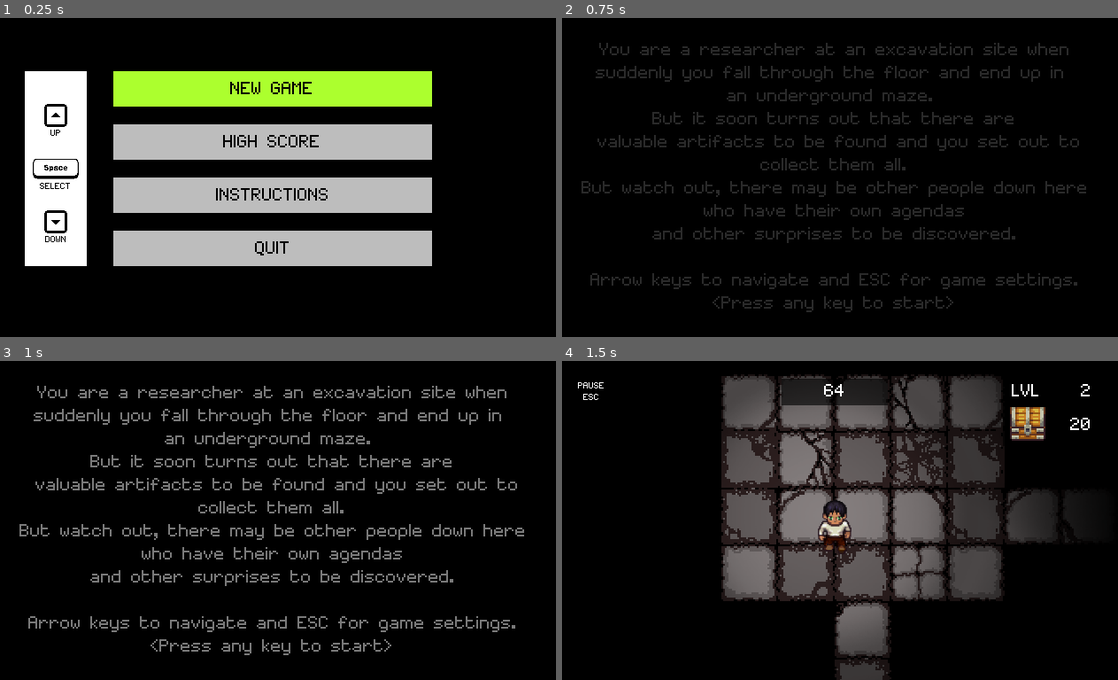
Above: before the commit, frames 1-4 (two rows, left to right).
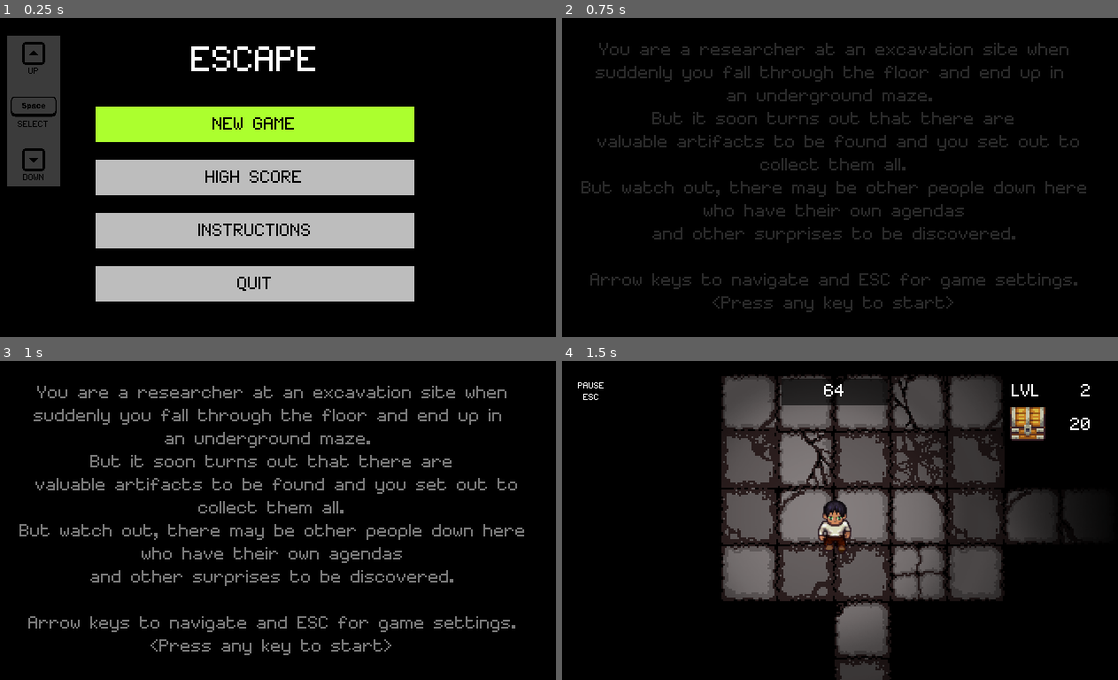
Above: after the commit, the same moments.

Repository: alittek/AC31009-Game
Game: Godot game, scene res://Scenes/StartScreen.tscn
The game is run twice, just before and just after one commit, with the same random seed, the same clock (stepped at 60 frames per second) and the same inputs. Sound files missing from this copy of the repository are replaced by a short silence.
Inputs:
- Up to frame 1 (0.25 s): no input
- Up to frame 2 (0.75 s): tap Enter at 0.5 s; hold Right (move_right) from 0.53 s (still down); tap Space (interact) at 0.6 s
- Up to frame 3 (1 s): keep holding Right (move_right)
- Up to frame 4 (1.5 s): release Right (move_right) at 1.28 s; hold Down (move_down) from 1.28 s (still down); tap Space (interact) at 1.35 s

The runs differ from the first frame. In frame 1, 45% of the frame differs, in the area x 1-78%, y 5-89%; in frame 2, nothing differs; in frame 3, nothing differs; in frame 4, nothing differs.

Commit message:
added title scene not in use

Diff:
--- a/Scenes/StartScreen.tscn
+++ b/Scenes/StartScreen.tscn
@@ -8,19 +8,11 @@
 [node name="StartScreen" type="Node2D"]
 script = ExtResource( 2 )
 
-[node name="ColorRect" type="ColorRect" parent="."]
-margin_right = 320.0
-margin_bottom = 180.0
-color = Color( 0, 0, 0, 1 )
-__meta__ = {
-"_edit_use_anchors_": false
-}
-
 [node name="NewGame" type="ColorRect" parent="."]
-margin_left = 70.0
-margin_top = 30.0
-margin_right = 250.0
-margin_bottom = 50.0
+margin_left = 60.0
+margin_top = 50.0
+margin_right = 240.0
+margin_bottom = 70.0
 __meta__ = {
 "_edit_use_anchors_": false
 }
@@ -35,10 +27,10 @@
 valign = 1
 
 [node name="HighScore" type="ColorRect" parent="."]
-margin_left = 70.0
-margin_top = 60.0
-margin_right = 250.0
-margin_bottom = 80.0
+margin_left = 60.0
+margin_top = 80.0
+margin_right = 240.0
+margin_bottom = 100.0
 __meta__ = {
 "_edit_use_anchors_": false
 }
@@ -53,10 +45,10 @@
 valign = 1
 
 [node name="Instructions" type="ColorRect" parent="."]
-margin_left = 70.0
-margin_top = 90.0
-margin_right = 250.0
-margin_bottom = 110.0
+margin_left = 60.0
+margin_top = 110.0
+margin_right = 240.0
+margin_bottom = 130.0
 __meta__ = {
 "_edit_use_anchors_": false
 }
@@ -71,10 +63,10 @@
 valign = 1
 
 [node name="Quit" type="ColorRect" parent="."]
-margin_left = 70.0
-margin_top = 120.0
-margin_right = 250.0
-margin_bottom = 140.0
+margin_left = 60.0
+margin_top = 140.0
+margin_right = 240.0
+margin_bottom = 160.0
 __meta__ = {
 "_edit_use_anchors_": false
 }
@@ -88,19 +80,20 @@
 align = 1
 valign = 1
 
-[node name="Instr" type="ColorRect" parent="."]
-margin_left = 20.0
-margin_top = 30.0
-margin_right = 55.0
-margin_bottom = 140.0
+[node name="Help" type="ColorRect" parent="."]
+margin_left = 10.0
+margin_top = 10.0
+margin_right = 40.0
+margin_bottom = 95.0
+color = Color( 1, 1, 1, 0.235294 )
 __meta__ = {
 "_edit_use_anchors_": false
 }
 
-[node name="Label_up" type="Label" parent="Instr"]
-margin_top = 30.0
-margin_right = 70.0
-margin_bottom = 50.0
+[node name="Label_up" type="Label" parent="Help"]
+margin_top = 15.0
+margin_right = 60.0
+margin_bottom = 35.0
 rect_scale = Vector2( 0.5, 0.5 )
 custom_fonts/font = ExtResource( 1 )
 custom_colors/font_color = Color( 0, 0, 0, 1 )
@@ -111,10 +104,10 @@
 "_edit_use_anchors_": false
 }
 
-[node name="Label_down" type="Label" parent="Instr"]
-margin_top = 90.0
-margin_right = 70.0
-margin_bottom = 110.0
+[node name="Label_down" type="Label" parent="Help"]
+margin_top = 75.0
+margin_right = 60.0
+margin_bottom = 95.0
 rect_scale = Vector2( 0.5, 0.5 )
 custom_fonts/font = ExtResource( 1 )
 custom_colors/font_color = Color( 0, 0, 0, 1 )
@@ -125,10 +118,10 @@
 "_edit_use_anchors_": false
 }
 
-[node name="Label_space" type="Label" parent="Instr"]
-margin_top = 60.0
-margin_right = 70.0
-margin_bottom = 80.0
+[node name="Label_space" type="Label" parent="Help"]
+margin_top = 45.0
+margin_right = 60.0
+margin_bottom = 65.0
 rect_scale = Vector2( 0.5, 0.5 )
 custom_fonts/font = ExtResource( 1 )
 custom_colors/font_color = Color( 0, 0, 0, 1 )
@@ -139,18 +132,32 @@
 "_edit_use_anchors_": false
 }
 
-[node name="Space" type="Sprite" parent="Instr"]
-position = Vector2( 17.5, 55 )
+[node name="Up" type="Sprite" parent="Help"]
+position = Vector2( 15, 10 )
+scale = Vector2( 0.025, 0.025 )
+texture = ExtResource( 4 )
+
+[node name="Space" type="Sprite" parent="Help"]
+position = Vector2( 15, 40 )
 scale = Vector2( 0.05, 0.05 )
 texture = ExtResource( 3 )
 
-[node name="Up" type="Sprite" parent="Instr"]
-position = Vector2( 17.5, 85 )
+[node name="Down" type="Sprite" parent="Help"]
+position = Vector2( 15, 70 )
 rotation = 3.14159
 scale = Vector2( 0.025, 0.025 )
 texture = ExtResource( 4 )
 
-[node name="Down" type="Sprite" parent="Instr"]
-position = Vector2( 17.5, 25 )
-scale = Vector2( 0.025, 0.025 )
-texture = ExtResource( 4 )
+[node name="Label" type="Label" parent="."]
+margin_left = 100.0
+margin_top = 10.0
+margin_right = 150.0
+margin_bottom = 25.0
+rect_scale = Vector2( 2, 2 )
+custom_fonts/font = ExtResource( 1 )
+text = "ESCAPE"
+align = 1
+valign = 1
+__meta__ = {
+"_edit_use_anchors_": false
+}
--- /dev/null
+++ b/Scenes/Title.tscn
@@ -0,0 +1,27 @@
+[gd_scene load_steps=3 format=2]
+
+[ext_resource path="res://Font/Font.tres" type="DynamicFont" id=1]
+[ext_resource path="res://Title.gd" type="Script" id=2]
+
+[node name="Title" type="ColorRect"]
+margin_right = 320.0
+margin_bottom = 180.0
+color = Color( 0, 0, 0, 1 )
+script = ExtResource( 2 )
+__meta__ = {
+"_edit_use_anchors_": false
+}
+
+[node name="Label" type="Label" parent="."]
+margin_left = 50.0
+margin_top = 70.0
+margin_right = 120.0
+margin_bottom = 85.0
+rect_scale = Vector2( 3, 3 )
+custom_fonts/font = ExtResource( 1 )
+text = "ESCAPE"
+align = 1
+valign = 1
+__meta__ = {
+"_edit_use_anchors_": false
+}
--- /dev/null
+++ b/Title.gd
@@ -0,0 +1,11 @@
+extends ColorRect
+
+# Called when the node enters the scene tree for the first time.
+func _ready():
+	get_node("Label").visible = false
+	yield(get_tree().create_timer(0.5), "timeout")
+	get_node("Label").visible = true
+	yield(get_tree().create_timer(2.0), "timeout")
+	get_node("Label").visible = false
+	yield(get_tree().create_timer(0.5), "timeout")
+	Transition.change_stage("res://Scenes/StartScreen.tscn")
